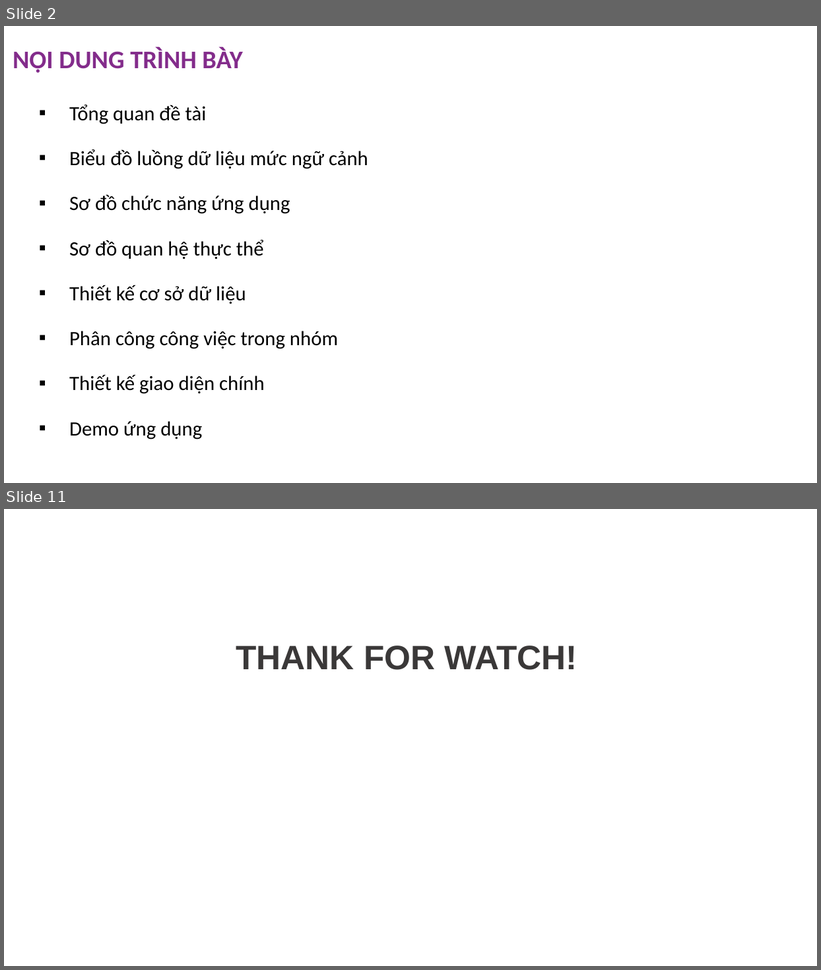
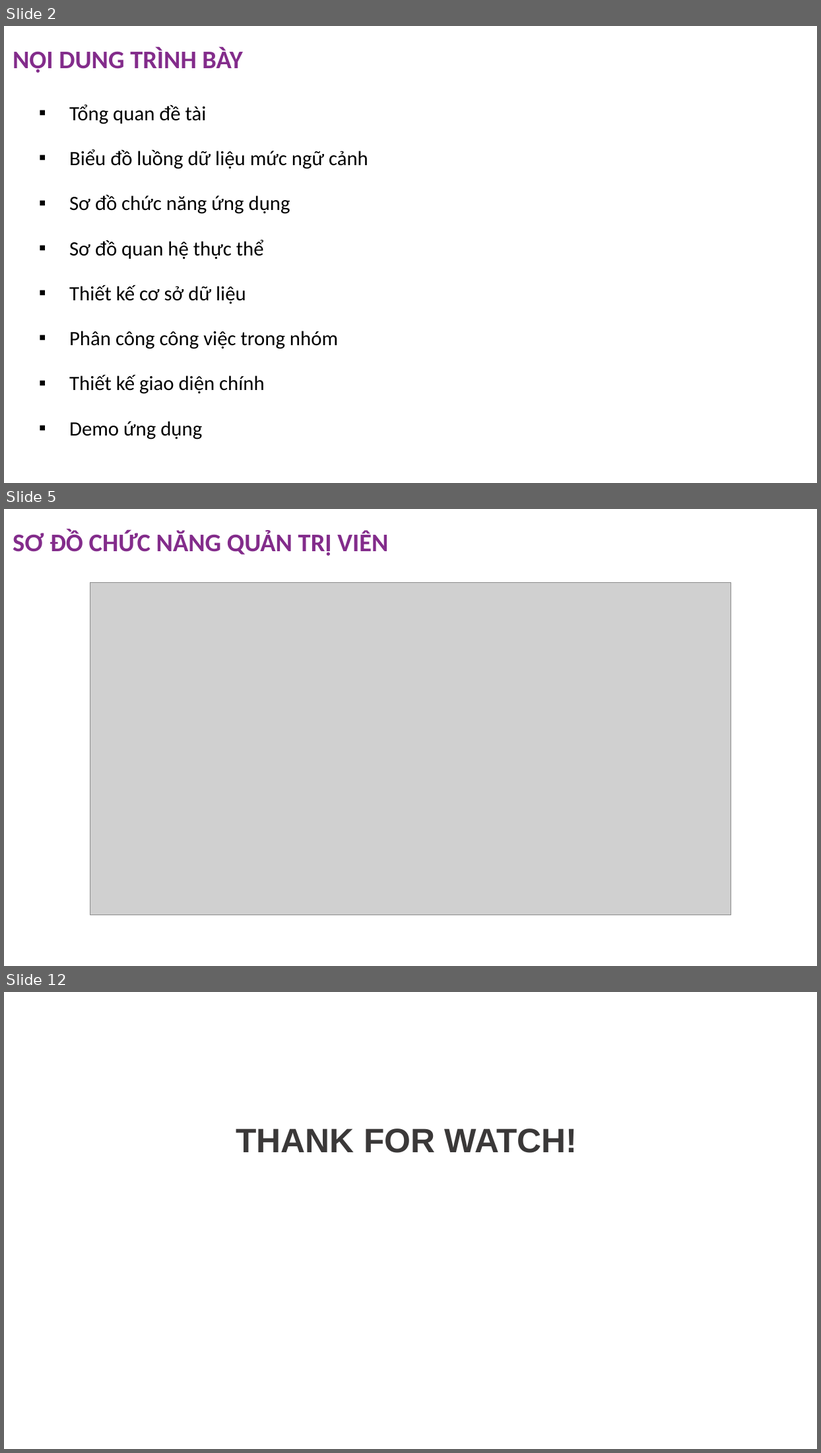
Before and after one commit to anhnmt/csharp-online-banking, a slide deck: Documents/C1905M-Group 1-Online Banking (ADSE).pptx. Shown one above the other, each under a label of ours: slides 2 and 11 before the commit, slides 2, 5 and 12 after it; the slides between them are not shown. The pictures are 821x970 and 821x1453 pixels, drawn with LibreOffice and Linux fonts; fonts in the diff are those of the drawing; grey boxes stand for pictures; background and template pictures are left out. Boxes give left, top, right and bottom in pixels: in the first picture for what was removed or moved away, otherwise in the second. Text is boxed around its words. In the diff, an @@ line names an element or a change of style, - is before the commit and + after.

```diff
--- a/Documents/C1905M-Group 1-Online Banking (ADSE).pptx
+++ b/Documents/C1905M-Group 1-Online Banking (ADSE).pptx
@@ slide 5 added at <box>4,509,817,966</box>, background picture (left out) @@
@@ title added at <box>13,529,388,556</box>, 30 pt, text #832C8B, bold @@
+SƠ ĐỒ CHỨC NĂNG QUẢN TRỊ VIÊN
@@ picture added at <box>90,582,731,916</box> @@
@@ what was slide 11 is now slide 12 @@
```
Also in this commit, not shown: 4 slides changed, 5 other slides added, 5 slides removed, 3 other files.
